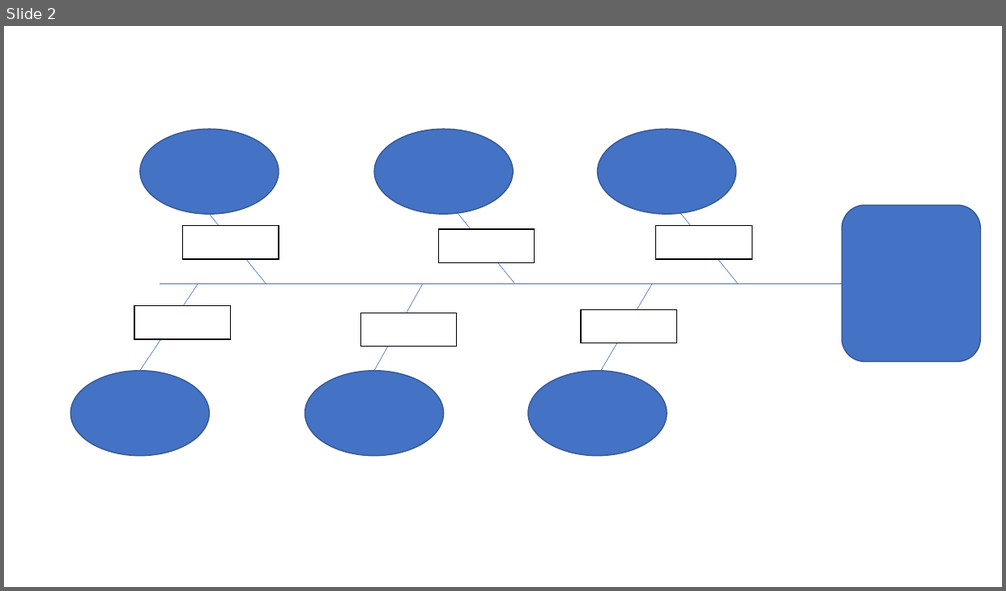
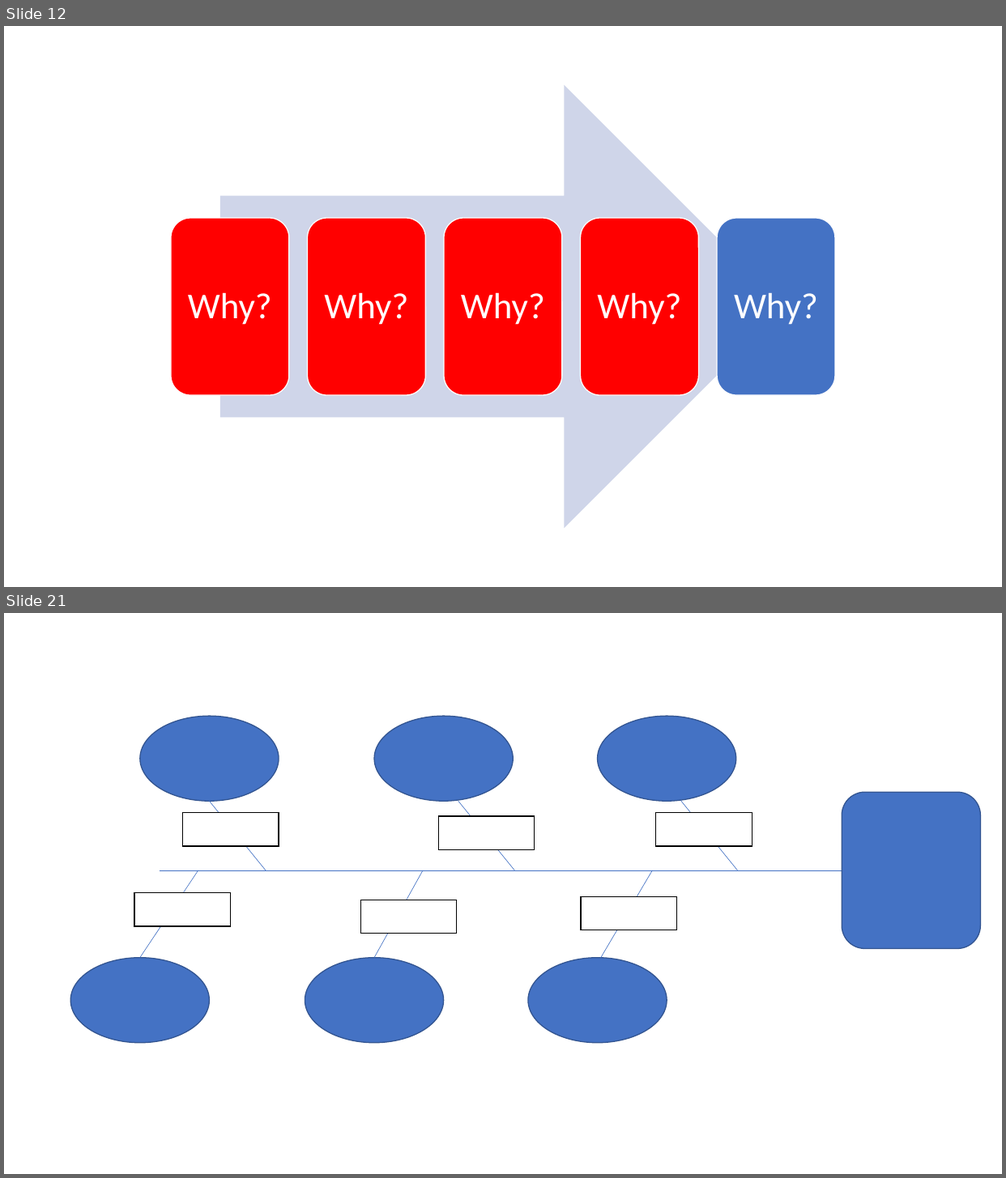
Before and after one commit to Fora1030/data-structures, a slide deck: other/Root Cause Analysis Templates (1).pptx. Shown one above the other, each under a label of ours: slide 2 before the commit, slides 12 and 21 after it; the slides between them are not shown. The pictures are 1006x591 and 1006x1178 pixels, drawn with LibreOffice and Linux fonts; fonts in the diff are those of the drawing. Boxes give left, top, right and bottom in pixels: in the first picture for what was removed or moved away, otherwise in the second. Text is boxed around its words. In the diff, an @@ line names an element or a change of style, - is before the commit and + after.

```diff
--- a/other/Root Cause Analysis Templates (1).pptx
+++ b/other/Root Cause Analysis Templates (1).pptx
@@ slide 12 added at bbox=[4, 26, 1002, 587], background #FFFFFF @@
@@ group added at bbox=[171, 85, 836, 529]: 5 rounded rectangles, 5 texts, 1 right arrow @@
+Why?
+Why?
+Why?
+Why?
+Why?
@@ what was slide 2 is now slide 21 @@
```
Also in this commit, not shown: 1 slide changed, 18 other slides added, 2 other files.
